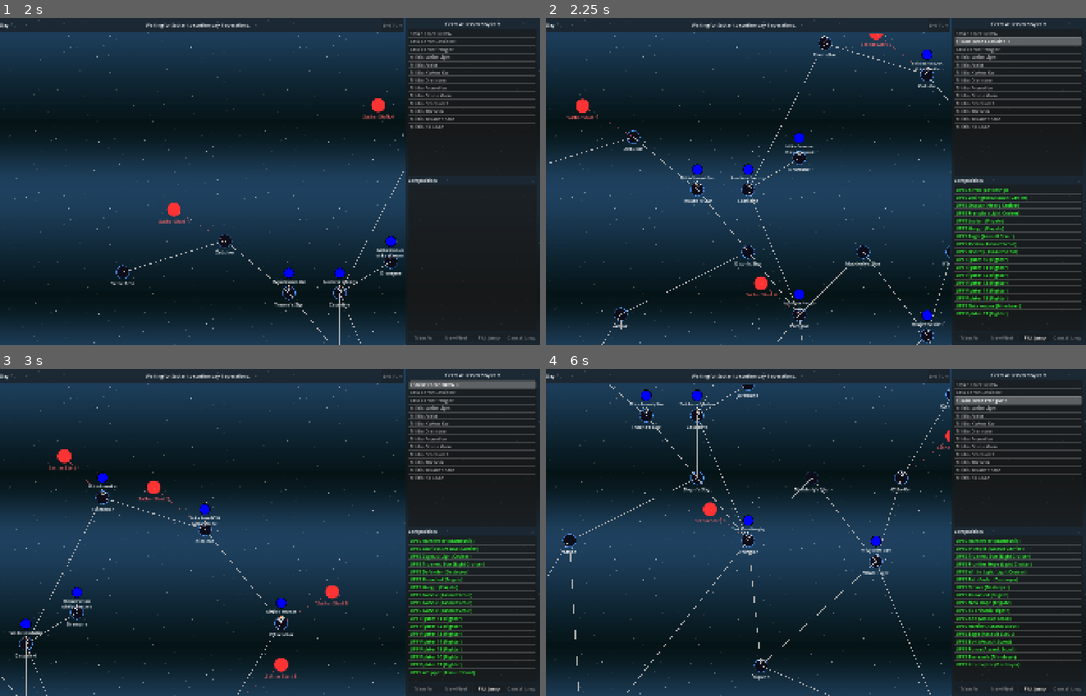
Above: before the commit, frames 1-4 (two rows, left to right).
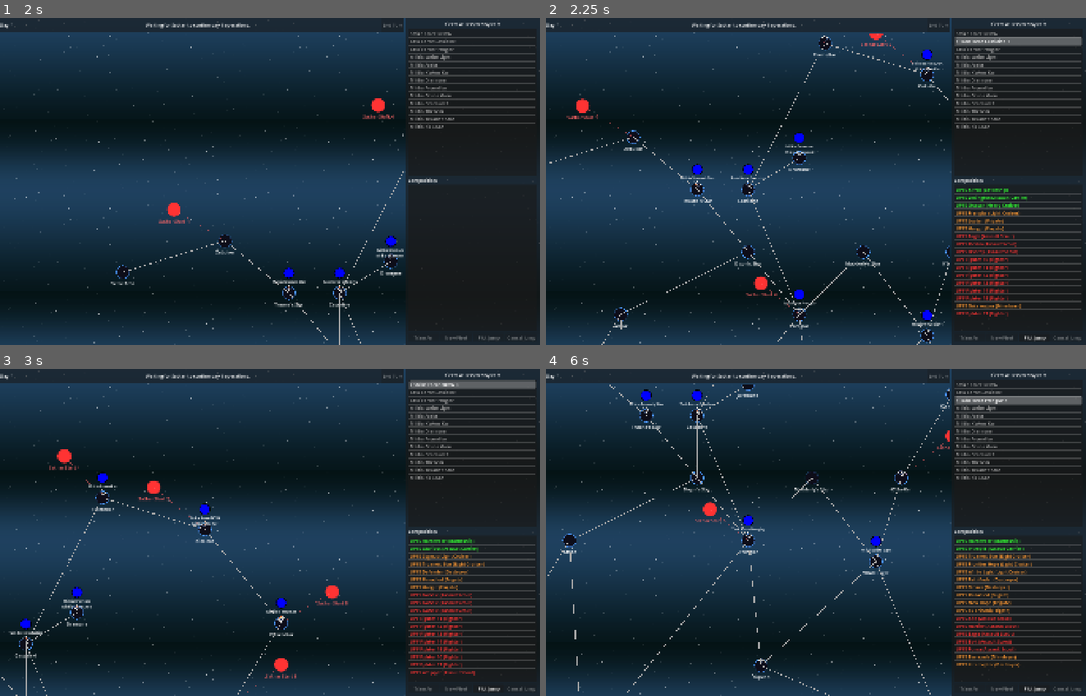
Above: after the commit, the same moments.

Repository: jjeffers/sf-kh-simulator
Game: Godot game, scene res://Scenes/CampaignMap.tscn
The game is run twice, just before and just after one commit, with the same random seed, the same clock (stepped at 60 frames per second) and the same inputs. This scene is started directly instead of the project's main scene.
Inputs (mouse positions are in pixels of both pictures, inside the frame that each line leads up to):
- Up to frame 1 (2 s): click "End Turn" at 0.5 s; click (518, 158) at 1.27 s
- Up to frame 2 (2.25 s): click (886, 273) at 2.02 s
- Up to frame 3 (3 s): click (383, 404) at 2.77 s
- Up to frame 4 (6 s): click (751, 509) at 3.52 s; click (573, 624) at 4.27 s; click (745, 519) at 5.02 s; click (799, 646) at 5.77 s

Frame 1 is identical in both runs. In frame 2, 1.2% of the frame differs, in the area x 76-88%, y 58-92%; in frame 3, 1.5%, in the area x 76-90%, y 56-94%; in frame 4, 1.4%.

Commit message:
Fix campaign UI, hull points, and tactical movement overlap bugs (#84)
- Explicitly define encounter circle size to fix battle indicator visibility
- Filter moving fleets from active encounters logic to prevent false indicators
- Dynamically calculate ship max hull in CampaignManager instead of hardcoding to 100
- Wrap Movement Fleet List in a ScrollContainer to prevent the Execute Movement button from clipping off-screen

Diff:
--- a/Scripts/CampaignManager.gd
+++ b/Scripts/CampaignManager.gd
@@ -254,6 +254,7 @@
 		idx += 1
 
 func _add_ships_to_fleet(fleet: CampaignFleet, composition: Dictionary):
+	var ShipScript = load("res://Scripts/Ship.gd")
 	for ship_class in composition.keys():
 		var count = composition[ship_class]
 		for i in range(count):
@@ -263,8 +264,17 @@
 			var data = {
 				"name": designated_name,
 				"class": ship_class,
-				"hull": 100 # Percentage or full max hull logic can be applied later when moving to tactical
+				"hull": 100
 			}
+
+			if ShipScript:
+				var dummy = ShipScript.new()
+				var method_name = "configure_" + ship_class.replace(" ", "_").to_lower()
+				if dummy.has_method(method_name):
+					dummy.call(method_name)
+					data["hull"] = dummy.hull
+				dummy.free()
+
 			fleet.ships.append(data)
 
 func get_fleets_at_system(system_id: String) -> Array[CampaignFleet]:
@@ -547,8 +557,8 @@
 
 	# Trigger encounters where both sides are present
 	for sys in systems_with_fleets:
-		var upf_forces = systems_with_fleets[sys]["UPF"]
-		var sathar_forces = systems_with_fleets[sys]["Sathar"]
+		var upf_forces = systems_with_fleets[sys].get("UPF", [])
+		var sathar_forces = systems_with_fleets[sys].get("Sathar", [])
 
 		# Encounter triggers if fleets co-exist OR if Sathar arrives at a UPF system with a station
 		var has_station = (sys in UPF_FORTRESSES or sys in UPF_ARMED_STATIONS)
--- a/Scripts/CampaignMap.gd
+++ b/Scripts/CampaignMap.gd
@@ -359,6 +359,7 @@
 
 			encounter_circle.add_theme_stylebox_override("panel", enc_style)
 			encounter_circle.custom_minimum_size = Vector2(105, 105)
+			encounter_circle.size = Vector2(105, 105)
 			encounter_circle.mouse_filter = Control.MOUSE_FILTER_STOP
 			encounter_circle.gui_input.connect(func(event): _on_system_gui_input(event, sys_name))
 			encounter_circle.position = pos - Vector2(52, 52) # Center it visually
--- a/Scripts/GameManager.gd
+++ b/Scripts/GameManager.gd
@@ -666,8 +666,14 @@
 	pm_lbl.horizontal_alignment = HORIZONTAL_ALIGNMENT_CENTER
 	pm_vbox.add_child(pm_lbl)
 
+	var scroll_movement = ScrollContainer.new()
+	scroll_movement.custom_minimum_size = Vector2(0, 300) # Give it enough height to scroll without dominating
+	scroll_movement.size_flags_vertical = Control.SIZE_EXPAND_FILL
+	pm_vbox.add_child(scroll_movement)
+
 	list_movement = VBoxContainer.new()
-	pm_vbox.add_child(list_movement)
+	list_movement.size_flags_horizontal = Control.SIZE_EXPAND_FILL
+	scroll_movement.add_child(list_movement)
 
 	# Execute Movement Button (Manual Phase End)
 	btn_exec_move = Button.new()
